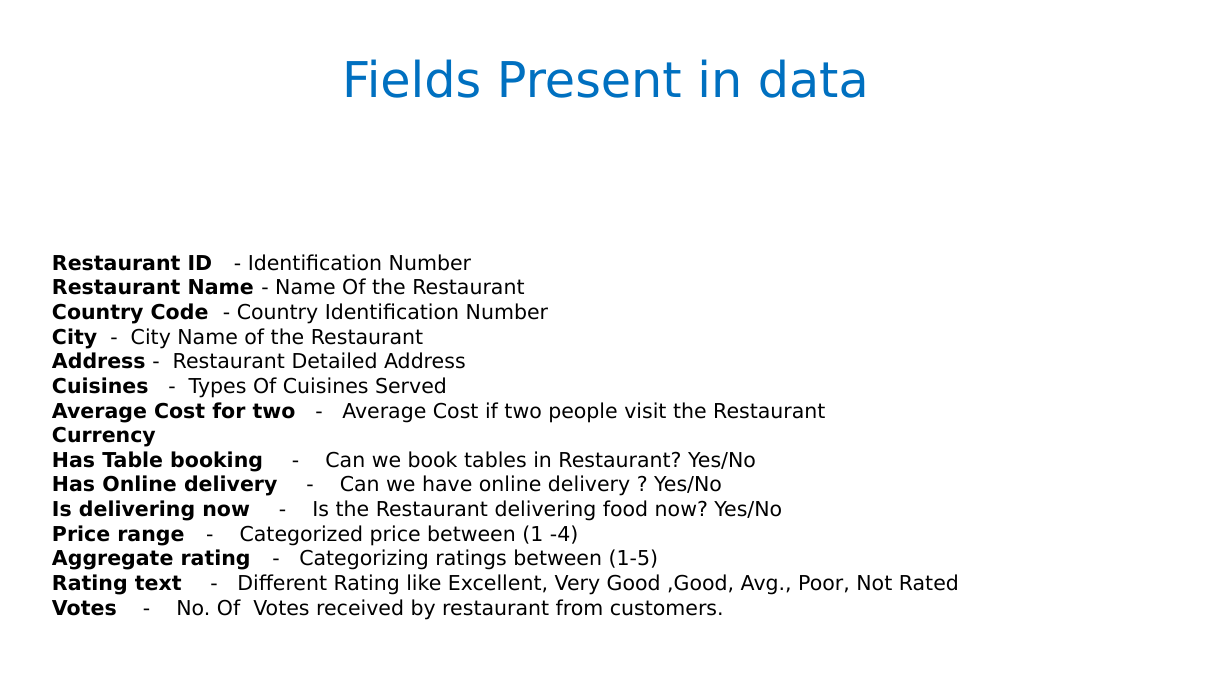
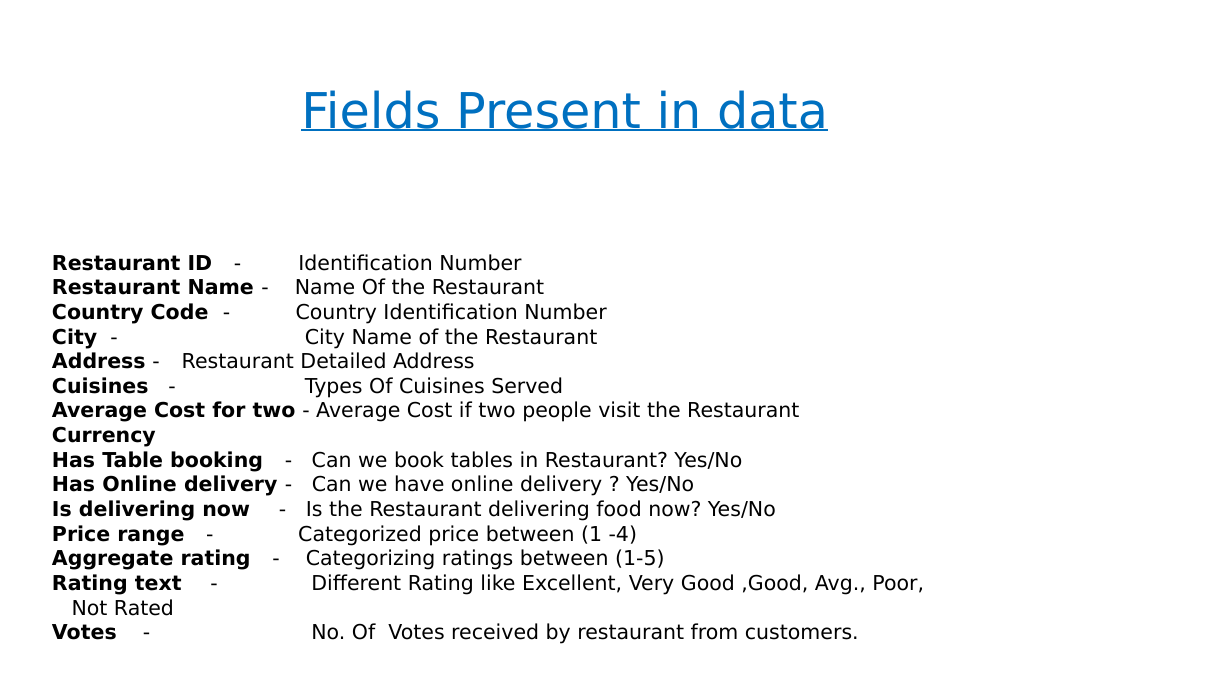
Before and after one commit to shwetasuman1/suttu, a slide deck: slide 9 of projectzomato (3).pptx (slide 10 before the commit). Drawn at 1232x693 pixels with LibreOffice and Linux fonts; fonts in the diff are those of the drawing; background and template pictures are left out. Boxes give left, top, right and bottom in pixels: in the first picture for what was removed or moved away, otherwise in the second. Text is boxed around its words. In the diff, an @@ line names an element or a change of style, - is before the commit and + after.

```diff
--- a/projectzomato (3).pptx
+++ b/projectzomato (3).pptx
@@ title "Fields Present in data": place and size @@
-title "Fields Present in data" at <box>342,59,869,98</box>
+title "Fields Present in data" at <box>301,90,828,131</box>
@@ title "Fields Present in data" at <box>301,90,828,131</box>: underline on @@
@@ text "Restaurant ID - Identification Number" rewrapped from <box>52,254,959,620</box> to <box>52,254,924,644</box> @@
```
Also in this commit, not shown: 9 other slides changed, 5 slides added, 3 slides removed.
